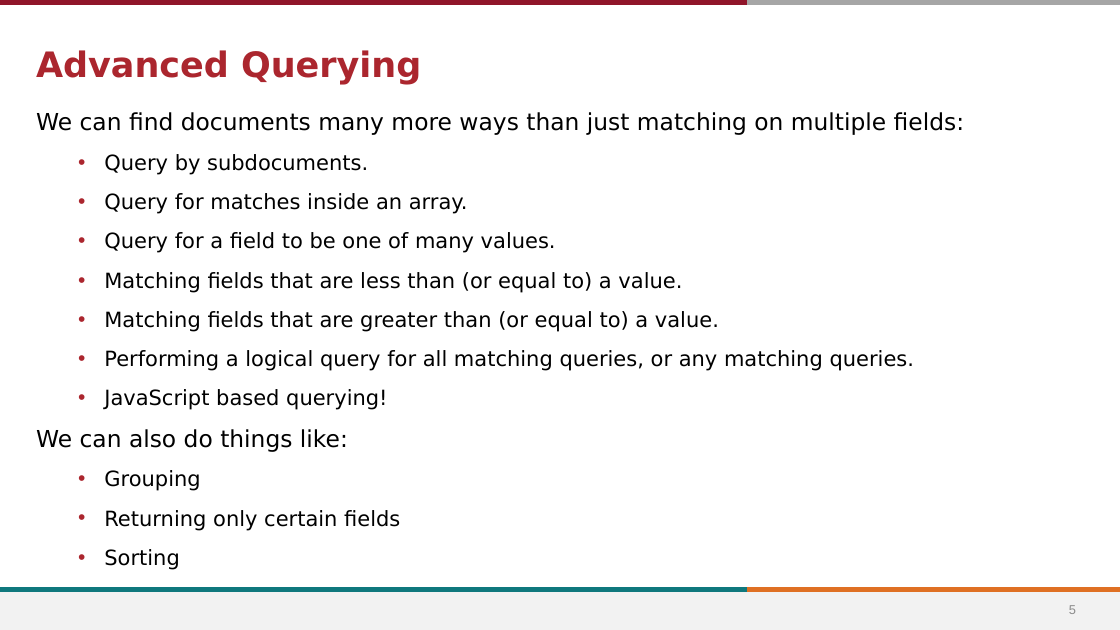
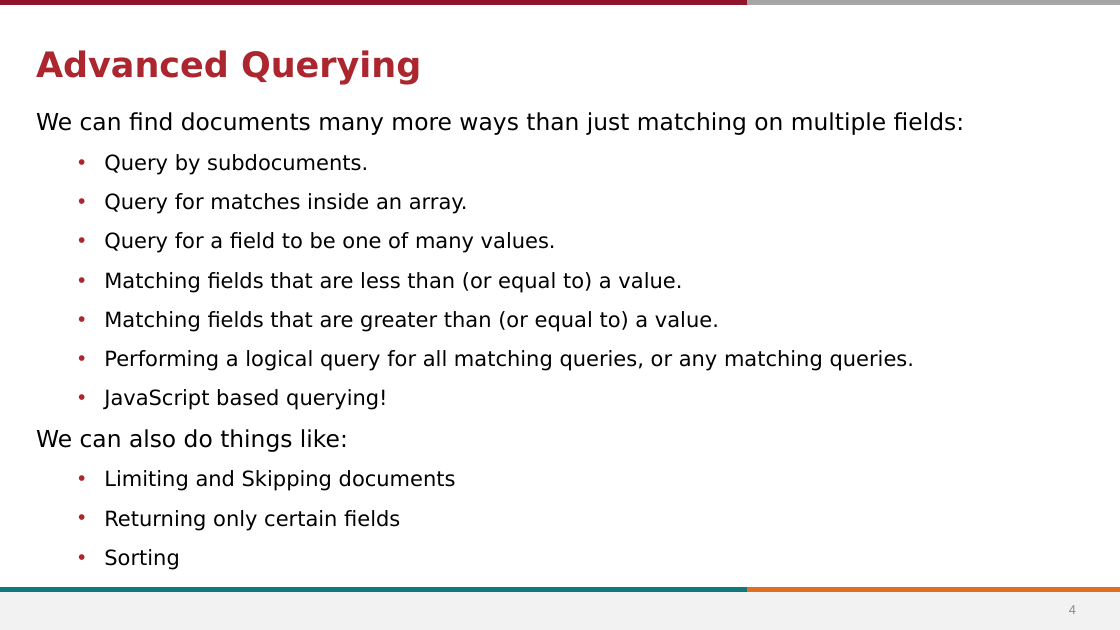
Before and after one commit to stevens-cs546-cs554/CS-546, a slide deck: slide 4 of lecture_06/API Development and Intermediate MongoDB.pptx (slide 5 before the commit). Drawn at 1120x630 pixels with LibreOffice and Linux fonts; fonts in the diff are those of the drawing; background and template pictures are left out. Boxes give left, top, right and bottom in pixels: in the first picture for what was removed or moved away, otherwise in the second. Text is boxed around its words. In the diff, an @@ line names an element or a change of style, - is before the commit and + after.

Commit message:
updated lecture 6 code

```diff
--- a/lecture_06/API Development and Intermediate MongoDB.pptx
+++ b/lecture_06/API Development and Intermediate MongoDB.pptx
@@ text at bbox=[104, 470, 456, 491]: text changed @@
-  • Grouping
+  • Limiting and Skipping documents
@@ page number at bbox=[1069, 605, 1076, 614]: text changed @@
-5
+4
```
Also in this commit, not shown: 1 other slide changed, 27 slides added, 1 slide removed, 13 other files.
